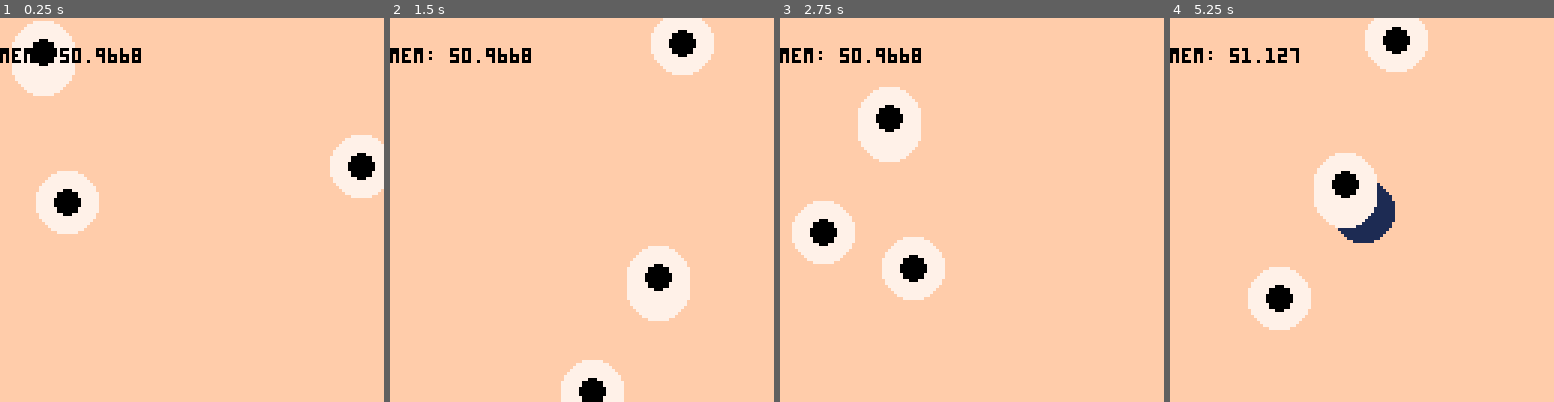
Above: before the commit, frames 1-4 (left to right).
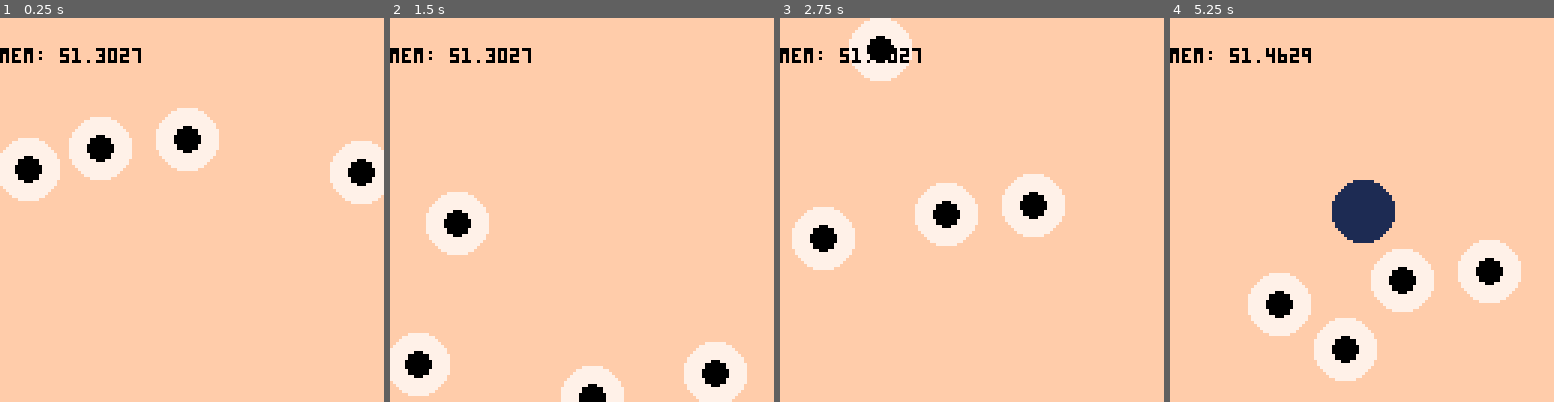
Above: after the commit, the same moments.

Repository: akd-io/pico8
Game: PICO-8 cartridge demos/components-eyeballs.p8
Same seed, same stepped clock (60 frames per second), same inputs: the game is played once before the commit and once after it.
Inputs:
- Up to frame 1 (0.25 s): no input
- Up to frame 2 (1.5 s): tap X (X key) at 0.33, 1.07 s
- Up to frame 3 (2.75 s): tap X (X key) at 1.85 s
- Up to frame 4 (5.25 s): tap X (X key) at 2.97, 4.08, 5.2 s

The runs differ from the first frame. In frame 1, 11% of the frame differs, in the area x 0-100%, y 0-57%; in frame 2, 12%; in frame 3, 12%; in frame 4, 12%, in the area x 20-92%, y 0-95%.

Commit message:
useState: Support setter function

Diff:
--- a/demos/components-eyeballs.p8
+++ b/demos/components-eyeballs.p8
@@ -9,12 +9,13 @@
   circfill(x, y, r, col)
 end)
 
+local getRandomCoord = function() return rnd() * 128 end
 local eyeballComponent = createComponent(function()
-  local x, setX = useState(rnd() * 128)
-  local y, setY = useState(rnd() * 128)
+  local x, setX = useState(getRandomCoord)
+  local y, setY = useState(getRandomCoord)
 
-  setX((x + 1) % 128)
-  setY((y + 1) % 128)
+  x = setX((x + 1) % 128)
+  y = setY((y + 1) % 128)
 
   return {
     { circleComponent, x, y, 10, 7 },
@@ -30,7 +31,7 @@
   -- Eyeballs 1-3 are not conditional, and their state is correctly persisted forever.
 
   local eyeballs = 3
-  if (rnd() < 0.99) then
+  if (rnd() < 0.9) then
     eyeballs += 1
   end
 
--- a/lib/components.lua
+++ b/lib/components.lua
@@ -2,7 +2,7 @@
 
 -- TODO: Turn __initComponents into an immediately invoked anonymous function expression
 -- TODO: Re-add key prop as optional. What API to specify kep prop has the nicest DX?
---       - Maybe we can implement custom component keys by supporting element[1] == "number" as a test for keyed component elements of the form { 23, MyComponent, ...props }
+--       - Maybe we can implement custom element keys by supporting element[1] == "number" as a test for keyed elements of the form { 23, MyComponent, ...props }
 -- TODO: Should we implement component wrappings for the different drawing operations?
 --       - Like the HTML elements in react-dom, we could provide components like Circle, Rect, Line, Text, etc..
 -- TODO: Should we provide a createLayoutComponent or something, that provides a default inset for drawing ops of child components? I have a feeling this could be made third party if useContext was supported. Maybe other hacks could make it work too.
@@ -24,7 +24,7 @@
   This is problematic if, for example, Body is painting a background to be displays behind the Paragraphs.
   It is possible to implement a developer experience like the above, where we call components as functions.
   But the Container, Header, Body and Paragraph functions wouldn't be a render function but instead a small element creator function.
-  And we would still need this renderElements function. The element syntax would just be hidden from users.
+  The element syntax would just be hidden from users.
   Function calls:                   Resulting elements:
   Container({                       { Container, {
     Header(),                         { Header },
@@ -99,8 +99,9 @@
   -- useState is inspired by useState from React.
   -- In contrast to React's useState, it embraces mutability, as this library neither tracks nor rerenders on state changes.
   -- Along with the state, the function returns a setState function to enable updates to non-table types, or complete overrides of tables.
-  -- Tables can largely ignore the setState function by updating table properties directly.
-  -- TODO: Support setter function argument?
+  -- Table states can largely ignore the setState function by updating table properties directly.
+  -- useState can be called with a non-function value or a setter function.
+  -- Storing functions can be achieved by wrapping the function in a table, or by returning the function from a setter function.
   local function useState(initialValue)
     assert(currentInstance != nil, "hooks can only be called inside components")
 
@@ -108,7 +109,7 @@
     local hookIndex = currentInstance.hookIndex
 
     if (hooks[hookIndex] == nil) then
-      hooks[hookIndex] = initialValue
+      hooks[hookIndex] = type(initialValue) == "function" and initialValue() or initialValue
     end
 
     local function setState(newValue)
